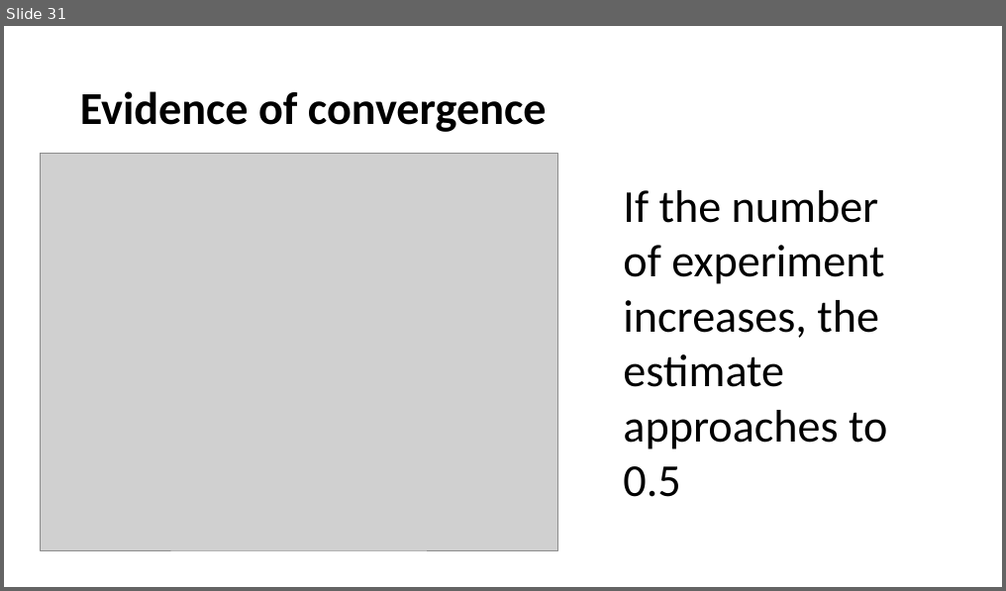
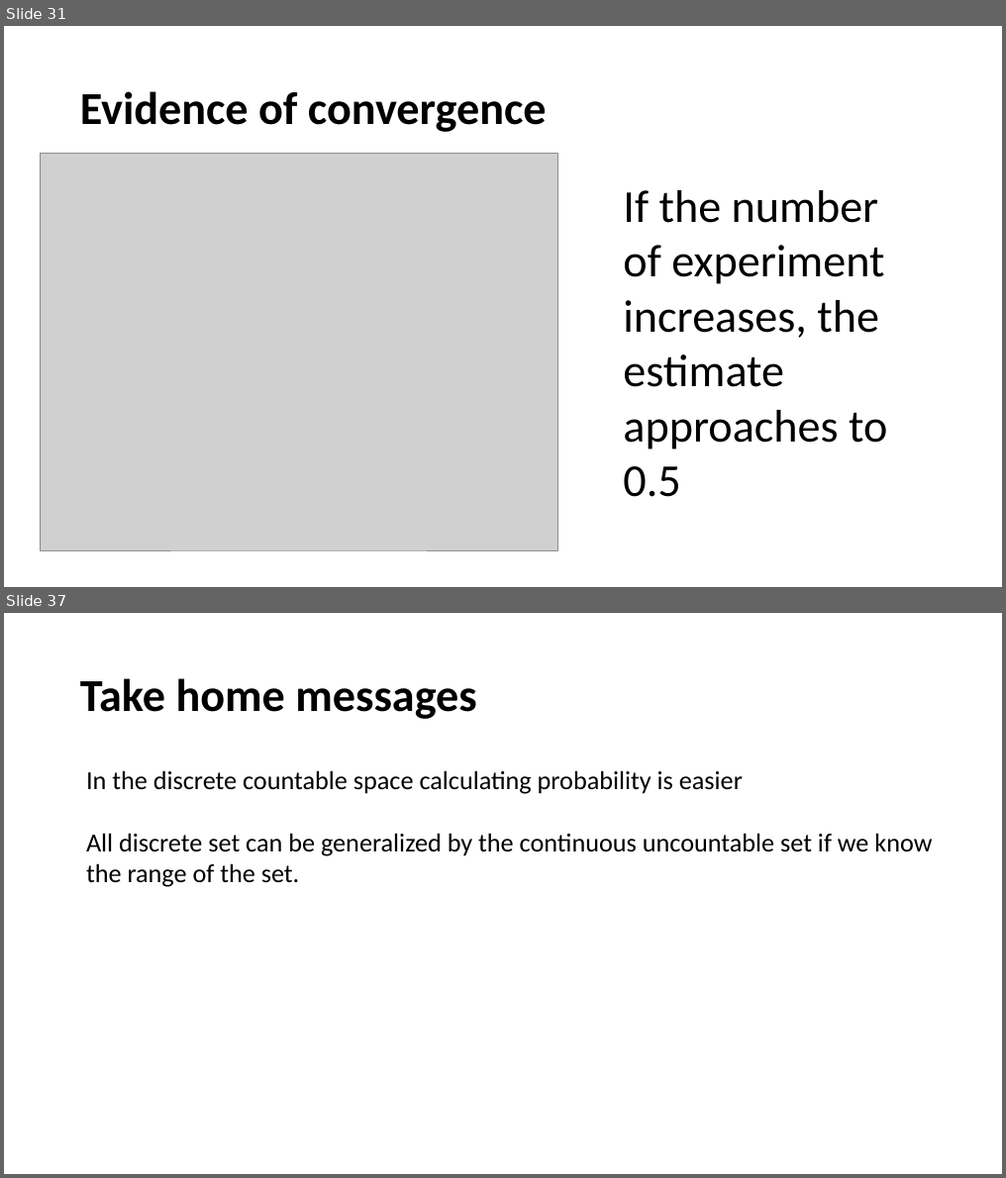
Before and after one commit to yushuf/TeamBeta, a slide deck: Presentation.pptx. Shown one above the other, each under a label of ours: slide 31 before the commit, slides 31 and 37 after it; the slides between them are not shown. The pictures are 1006x591 and 1006x1178 pixels, drawn with LibreOffice and Linux fonts; fonts in the diff are those of the drawing; grey boxes stand for pictures. Boxes give left, top, right and bottom in pixels: in the first picture for what was removed or moved away, otherwise in the second. Text is boxed around its words. In the diff, an @@ line names an element or a change of style, - is before the commit and + after.

Commit message:
Probability distribution

```diff
--- a/Presentation.pptx
+++ b/Presentation.pptx
@@ slide 37 added at [4,613,1002,1174], background #FFFFFF @@
@@ title added at [80,678,476,719], 44 pt, text #000000, bold @@
+Take home messages
@@ text added at [86,770,932,887], 25 pt, text #000000 @@
+In the discrete countable space calculating probability is easier
+All discrete set can be generalized by the continuous uncountable set if we know the range of the set.
```
Also in this commit, not shown: 5 other slides added.
